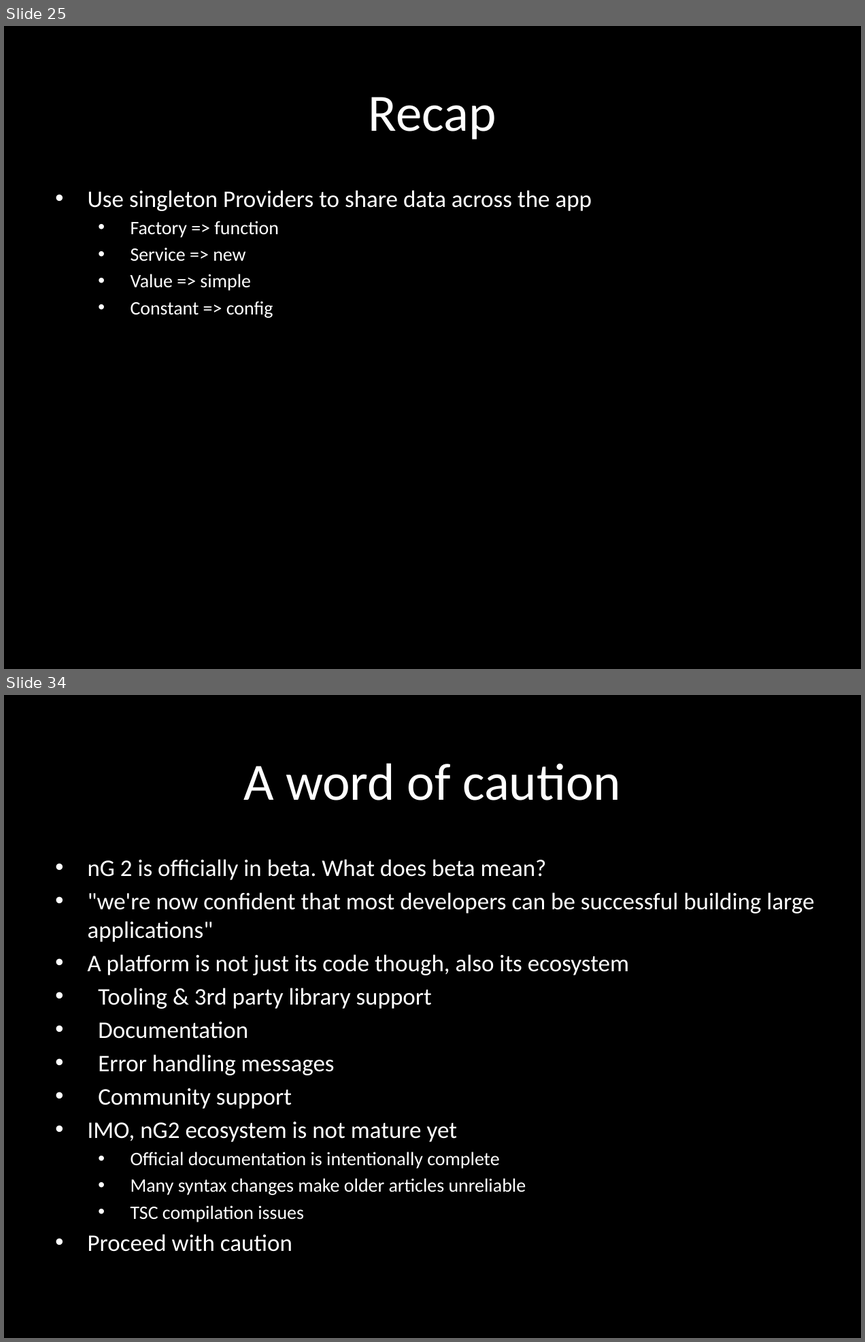
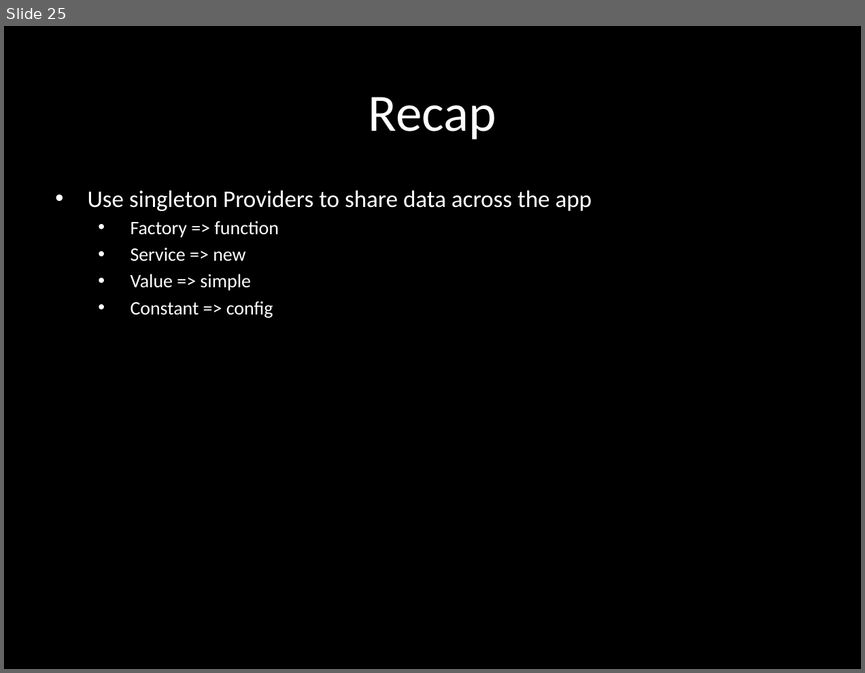
Before and after one commit to eliasjames/training-angular, a slide deck: slides/Angular Slides Day 2.pptx. Shown one above the other, each under a label of ours: slides 25 and 34 before the commit, slide 25 after it; the slides between them are not shown. The pictures are 865x1342 and 865x673 pixels, drawn with LibreOffice and Linux fonts; fonts in the diff are those of the drawing. Boxes give left, top, right and bottom in pixels: in the first picture for what was removed or moved away, otherwise in the second. Text is boxed around its words. In the diff, an @@ line names an element or a change of style, - is before the commit and + after.

```diff
--- a/slides/Angular Slides Day 2.pptx
+++ b/slides/Angular Slides Day 2.pptx
@@ slide 34 removed at box(4, 695, 861, 1338), background #000000 @@
@@ title removed at box(243, 763, 621, 800) @@
-A word of caution
@@ subtitle removed at box(88, 859, 814, 1251) @@
-• nG 2 is officially in beta. What does beta mean?
-• "we're now confident that most developers can be successful building large applications"
-• A platform is not just its code though, also its ecosystem
-• Tooling & 3rd party library support
-• Documentation
-• Error handling messages
-• Community support
-• IMO, nG2 ecosystem is not mature yet
-  • Official documentation is intentionally complete
-  • Many syntax changes make older articles unreliable
-  • TSC compilation issues
-• Proceed with caution
```
Also in this commit, not shown: 7 slides changed, 1 slide added, 12 other slides removed, 1 other file.
